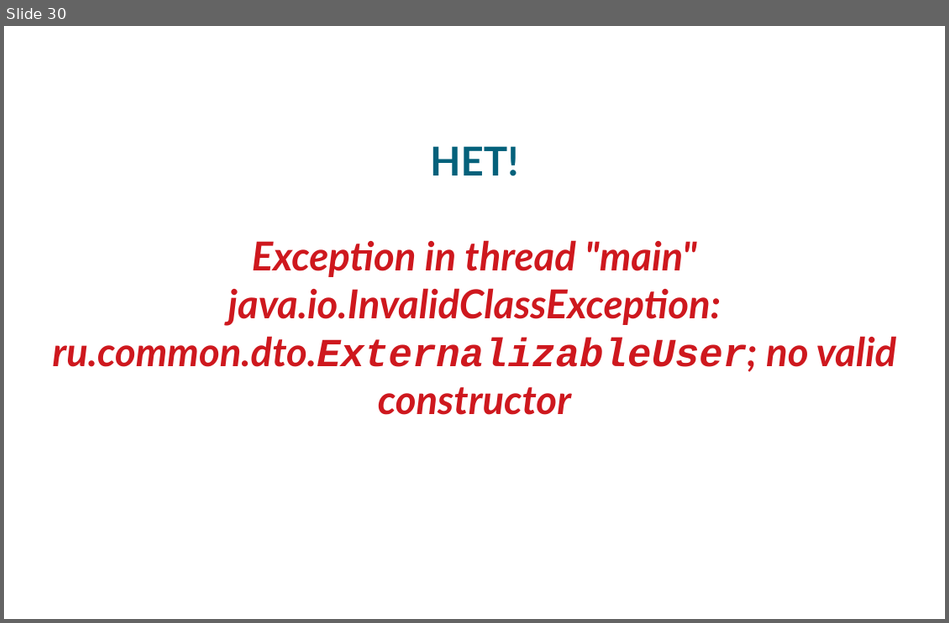
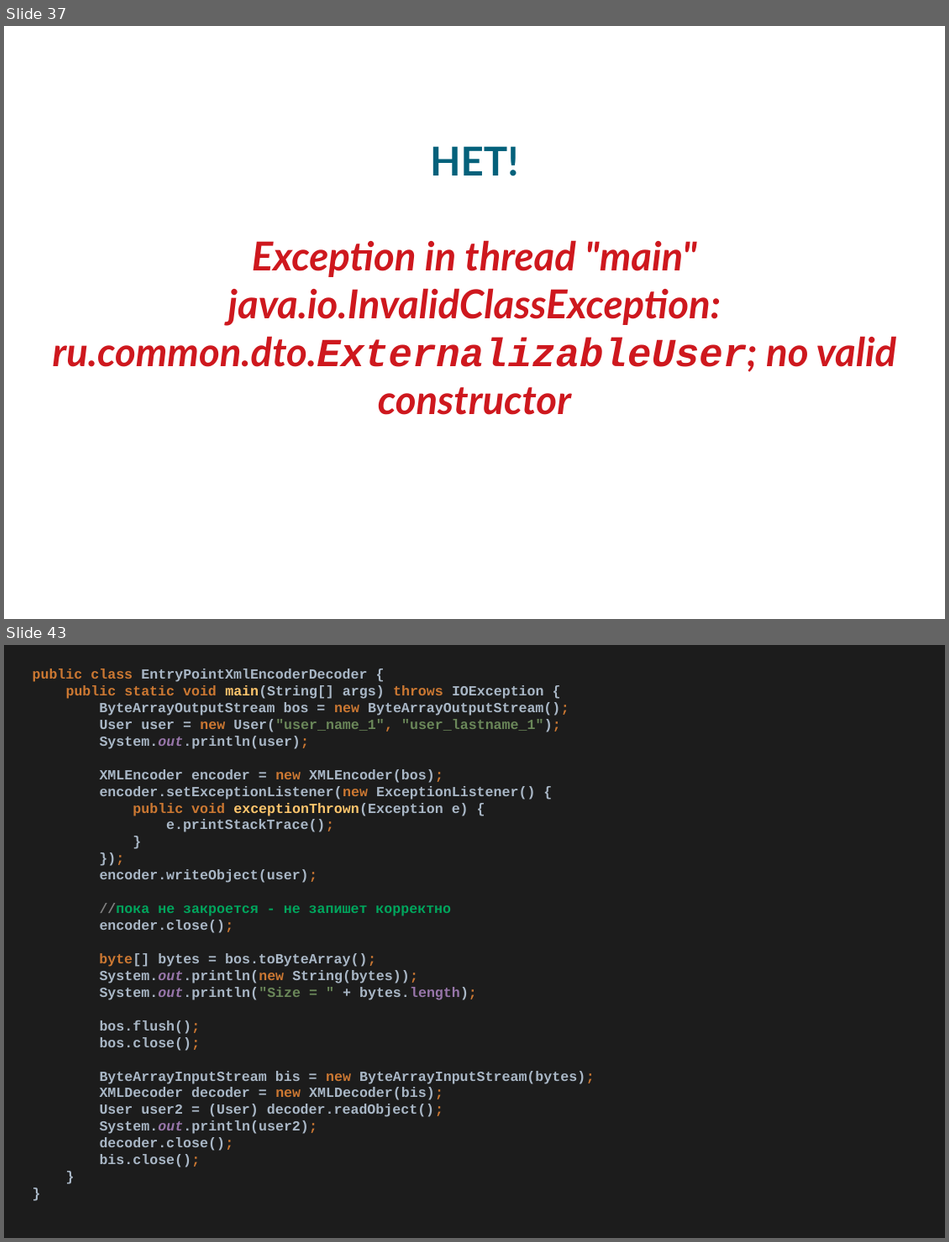
Before and after one commit to pixie1977/JavaSchoolSerialization, a slide deck: JavaSchoolSerialization.odp. Shown one above the other, each under a label of ours: slide 30 before the commit, slides 37 and 43 after it; the slides between them are not shown. The pictures are 949x623 and 949x1242 pixels, drawn with LibreOffice and Linux fonts; fonts in the diff are those of the drawing; background and template pictures are left out. Boxes give left, top, right and bottom in pixels: in the first picture for what was removed or moved away, otherwise in the second. Text is boxed around its words. In the diff, an @@ line names an element or a change of style, - is before the commit and + after.

```diff
--- a/JavaSchoolSerialization.odp
+++ b/JavaSchoolSerialization.odp
@@ slide 43 added at <box>4,645,945,1238</box>, background #1C1C1C @@
@@ subtitle added at <box>33,669,595,1167</box>, 14 pt, text #A9B7C6, bold @@
+public class EntryPointXmlEncoderDecoder {
+public static void main(String[] args) throws IOException {
+ByteArrayOutputStream bos = new ByteArrayOutputStream();
+User user = new User("user_name_1", "user_lastname_1");
+System.out.println(user);
+XMLEncoder encoder = new XMLEncoder(bos);
+encoder.setExceptionListener(new ExceptionListener() {
+public void exceptionThrown(Exception e) {
+e.printStackTrace();
+}
+});
+encoder.writeObject(user);
+//пока не закроется - не запишет корректно
+encoder.close();
+byte[] bytes = bos.toByteArray();
+System.out.println(new String(bytes));
+System.out.println("Size = " + bytes.length);
+bos.flush();
+bos.close();
+ByteArrayInputStream bis = new ByteArrayInputStream(bytes);
+XMLDecoder decoder = new XMLDecoder(bis);
+User user2 = (User) decoder.readObject();
+System.out.println(user2);
+decoder.close();
+bis.close();
+}
+}
@@ what was slide 30 is now slide 37 @@
```
Also in this commit, not shown: 13 slides changed, 25 other slides added, 1 slide removed, 1 other file.
